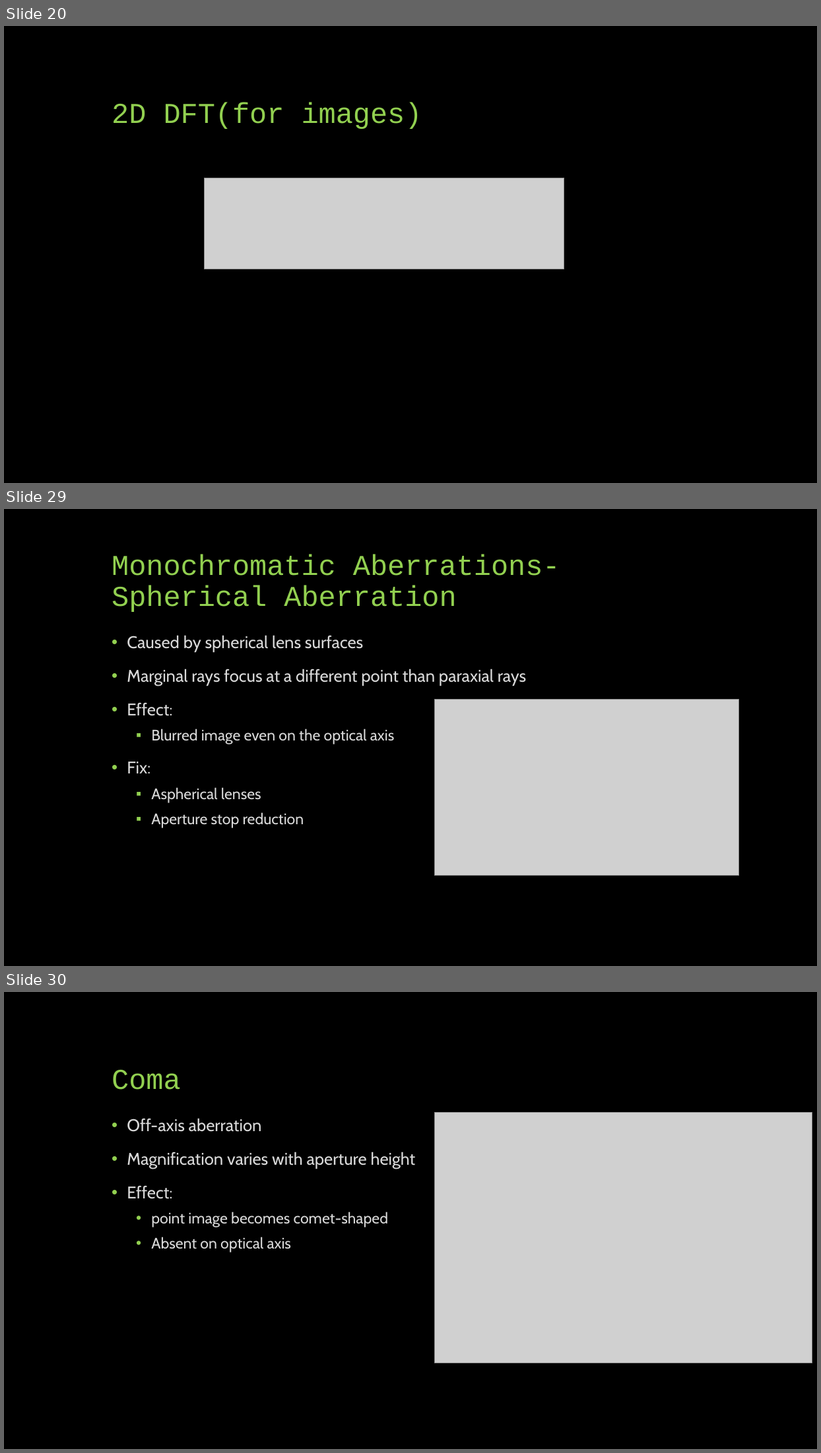
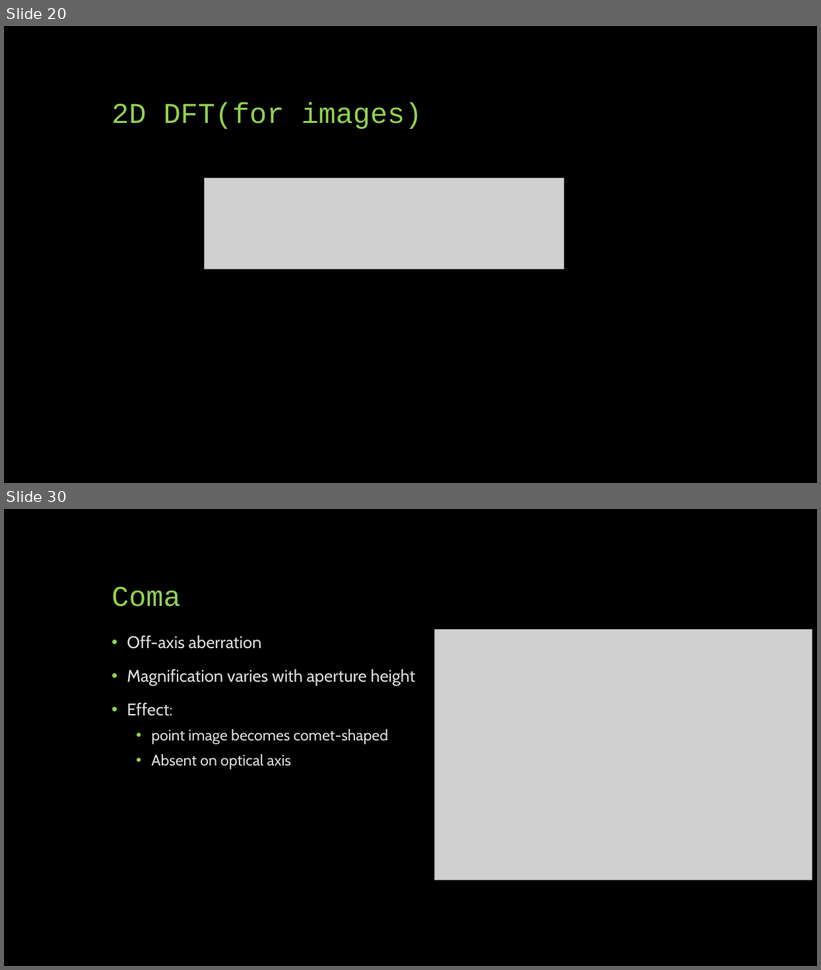
Before and after one commit to SreejithRajan-Lab/Computer-Vision, a slide deck: Presentations/Computer Vision – Module 2.pptx. Shown one above the other, each under a label of ours: slides 20, 29 and 30 before the commit, slides 20 and 30 after it; the slides between them are not shown. The pictures are 821x1453 and 821x970 pixels, drawn with LibreOffice and Linux fonts; fonts in the diff are those of the drawing; grey boxes stand for pictures. Boxes give left, top, right and bottom in pixels: in the first picture for what was removed or moved away, otherwise in the second. Text is boxed around its words. In the diff, an @@ line names an element or a change of style, - is before the commit and + after.

```diff
--- a/Presentations/Computer Vision – Module 2.pptx
+++ b/Presentations/Computer Vision – Module 2.pptx
@@ slide 29 removed at (4,509,817,966), background #000000 @@
@@ title removed at (112,554,560,612) @@
-Monochromatic Aberrations- Spherical Aberration
@@ text removed at (127,635,526,828) @@
-• Caused by spherical lens surfaces
-• Marginal rays focus at a different point than paraxial rays
-• Effect:
-  ▪ Blurred image even on the optical axis
-• Fix:
-  ▪ Aspherical lenses
-  ▪ Aperture stop reduction
@@ picture removed at (435,699,739,876) @@
```
Also in this commit, not shown: 9 slides added, 8 other slides removed, 1 other file.
